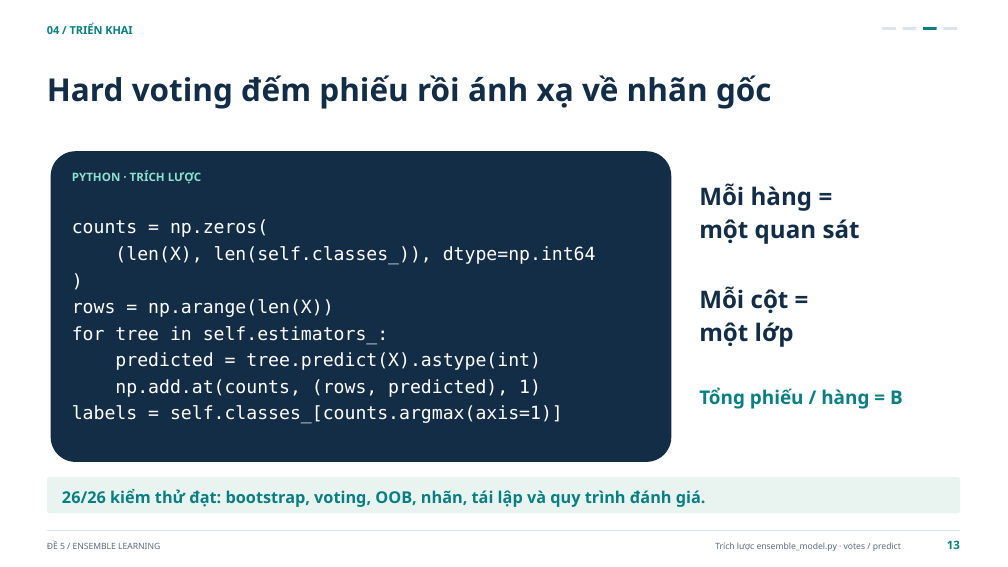
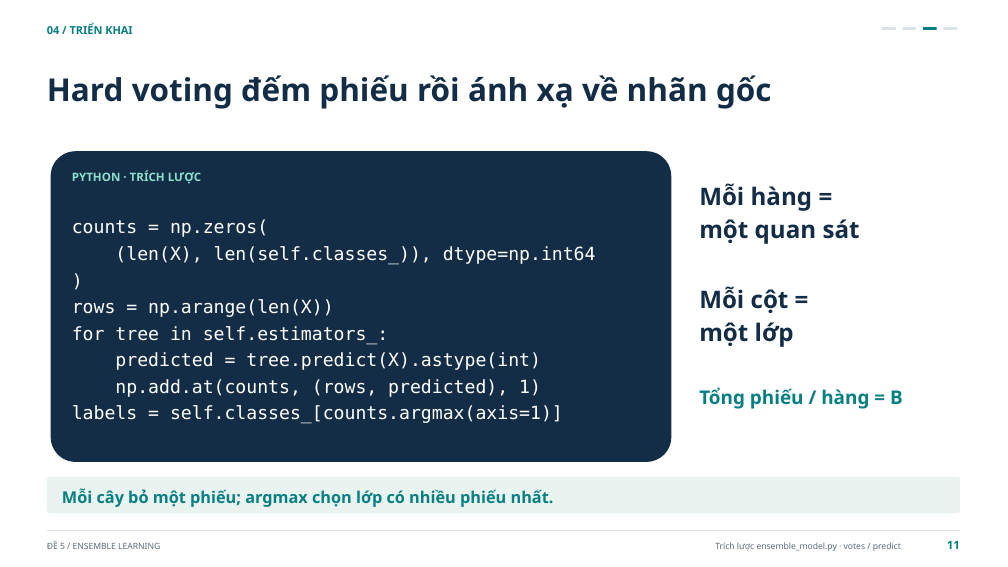
Before and after one commit to Huyngaongow/hocmaygk, a slide deck: slide 11 of De_5_Ensemble_Learning.pptx (slide 13 before the commit). Drawn at 1008x567 pixels with LibreOffice and Linux fonts; fonts in the diff are those of the drawing. Boxes give left, top, right and bottom in pixels: in the first picture for what was removed or moved away, otherwise in the second. Text is boxed around its words. In the diff, an @@ line names an element or a change of style, - is before the commit and + after.

```diff
--- a/De_5_Ensemble_Learning.pptx
+++ b/De_5_Ensemble_Learning.pptx
@@ text at (x1=62, y1=488, x2=554, y2=507): text changed @@
-26/26 kiểm thử đạt: bootstrap, voting, OOB, nhãn, tái lập và quy trình đánh giá.
+Mỗi cây bỏ một phiếu; argmax chọn lớp có nhiều phiếu nhất.
@@ text at (x1=947, y1=540, x2=960, y2=549): text changed @@
-13
+11
```
Also in this commit, not shown: 22 other slides changed, 4 slides removed, 7 other files.
